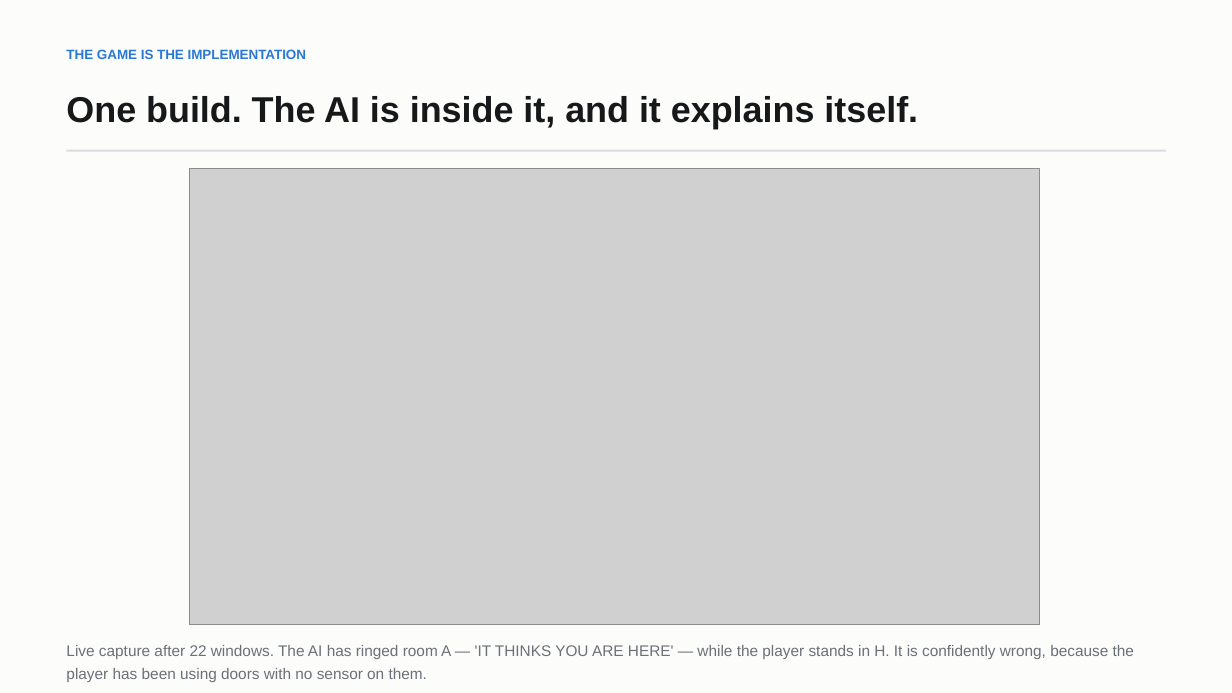
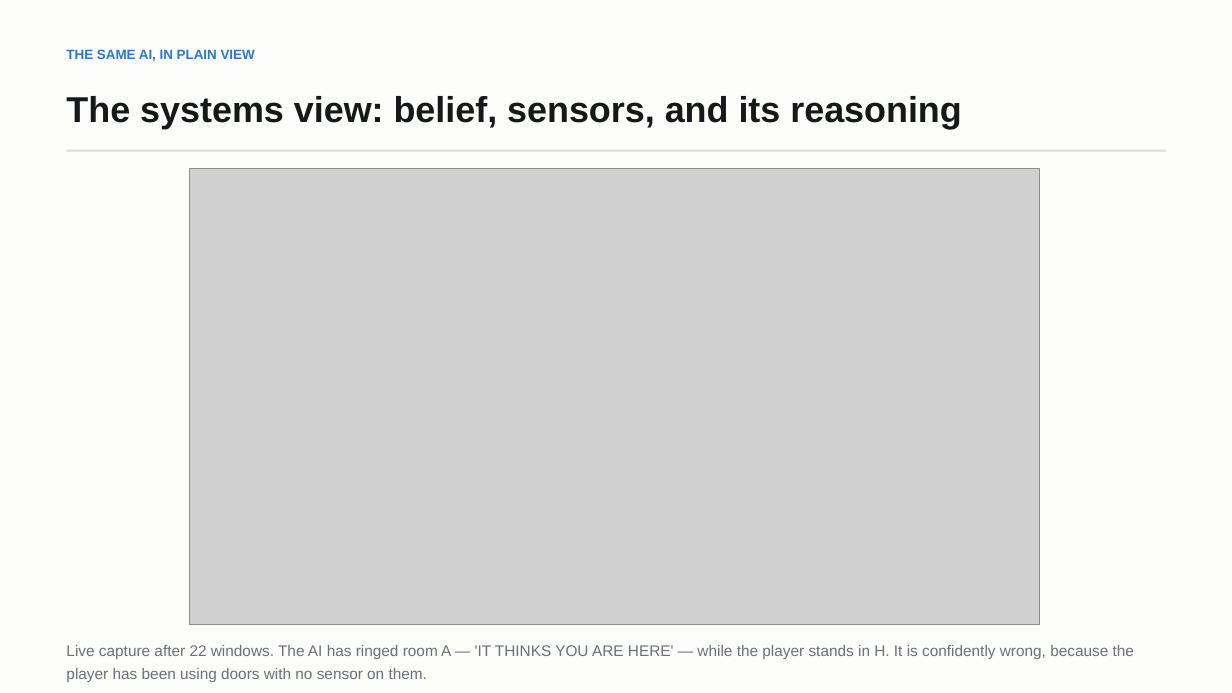
Before and after one commit to Sh1v4mKum4r/parity, a slide deck: slide 4 of docs/PARITY-review3-deck.pptx (slide 3 before the commit). Drawn at 1232x693 pixels with LibreOffice and Linux fonts; fonts in the diff are those of the drawing; grey boxes stand for pictures. Boxes give left, top, right and bottom in pixels: in the first picture for what was removed or moved away, otherwise in the second. Text is boxed around its words. In the diff, an @@ line names an element or a change of style, - is before the commit and + after.

```diff
--- a/docs/PARITY-review3-deck.pptx
+++ b/docs/PARITY-review3-deck.pptx
@@ text at (66,49,255,61): text changed @@
-THE GAME IS THE IMPLEMENTATION
+THE SAME AI, IN PLAIN VIEW
@@ text at (66,96,961,129): text changed @@
-One build. The AI is inside it, and it explains itself.
+The systems view: belief, sensors, and its reasoning
```
Also in this commit, not shown: 2 other slides changed, 1 slide added, 6 other files.
